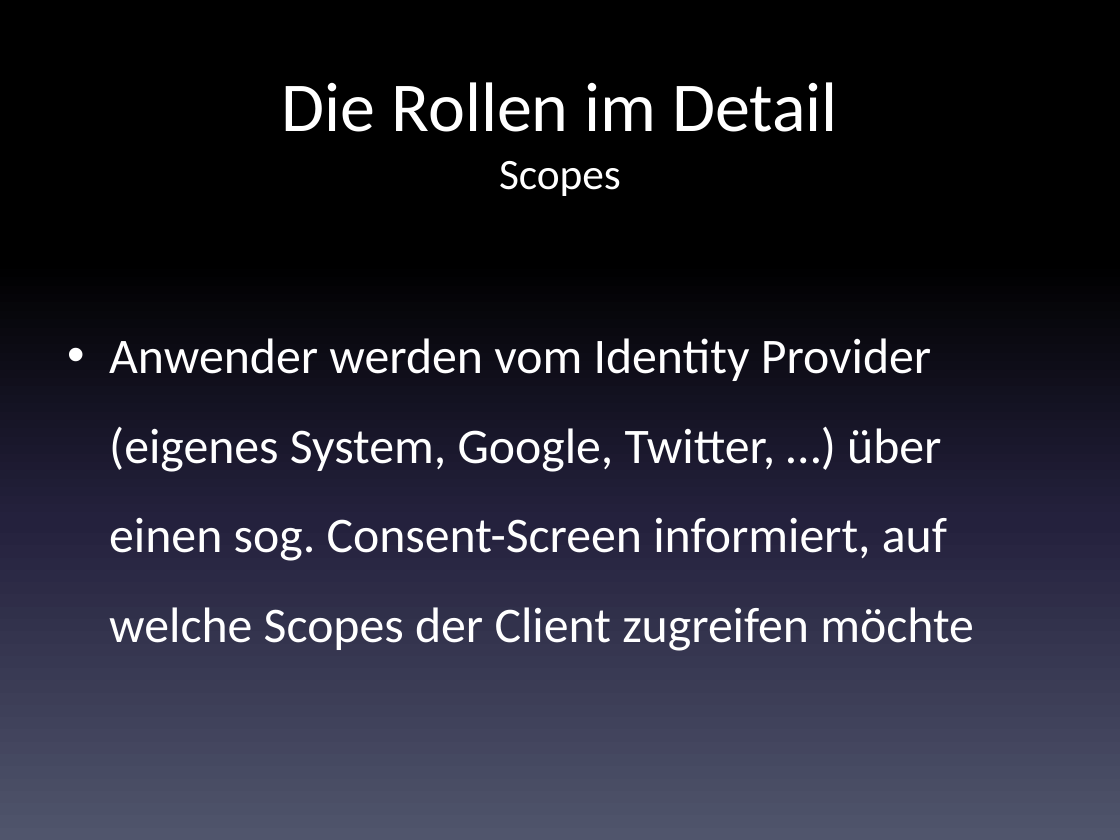
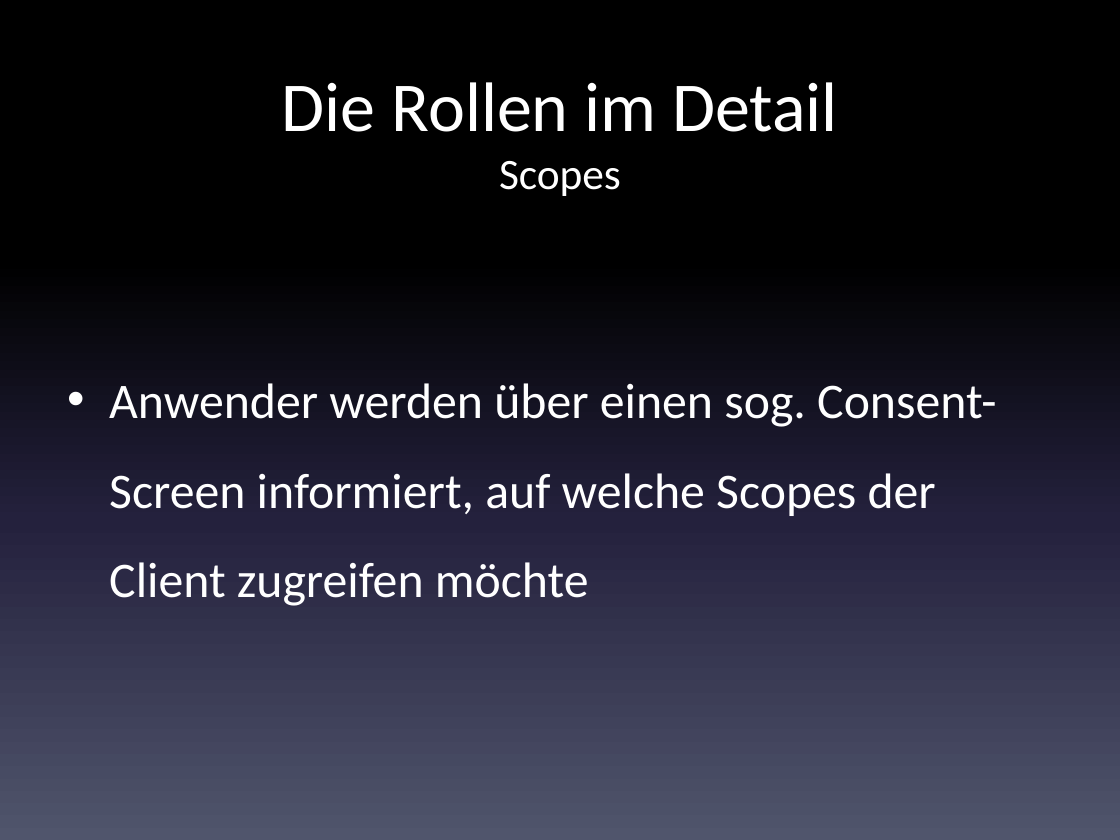
Before and after one commit to code-nirvana/oauth2_opidc_dwx2014, a slide deck: slide 45 of OAuth2_OpenIdConnect.pptx (slide 44 before the commit). Drawn at 1120x840 pixels with LibreOffice and Linux fonts; fonts in the diff are those of the drawing. Boxes give left, top, right and bottom in pixels: in the first picture for what was removed or moved away, otherwise in the second. Text is boxed around its words. In the diff, an @@ line names an element or a change of style, - is before the commit and + after.

```diff
--- a/OAuth2_OpenIdConnect.pptx
+++ b/OAuth2_OpenIdConnect.pptx
@@ text at (x1=109, y1=383, x2=996, y2=606): text changed @@
-• Anwender werden vom Identity Provider (eigenes System, Google, Twitter, …) über einen sog. Consent-Screen informiert, auf welche Scopes der Client zugreifen möchte
+• Anwender werden über einen sog. Consent-Screen informiert, auf welche Scopes der Client zugreifen möchte
```
Also in this commit, not shown: 24 other slides changed, 2 slides added, 22 slides removed.
